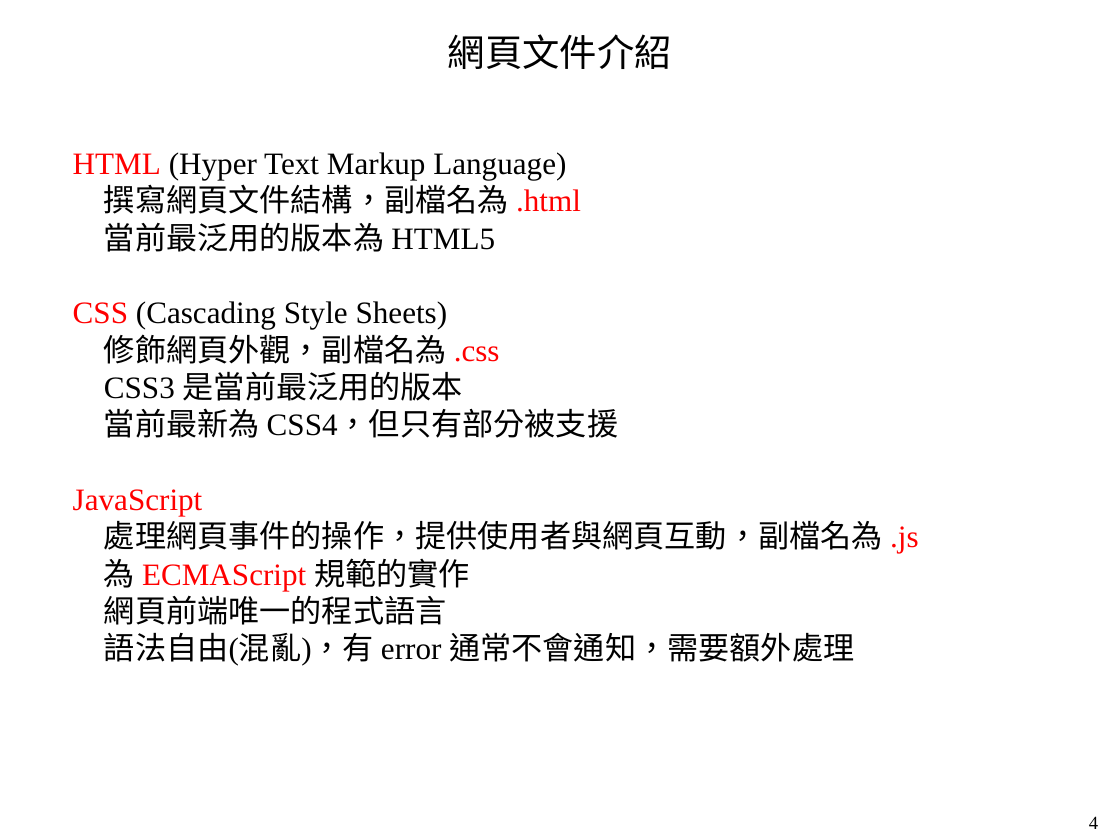
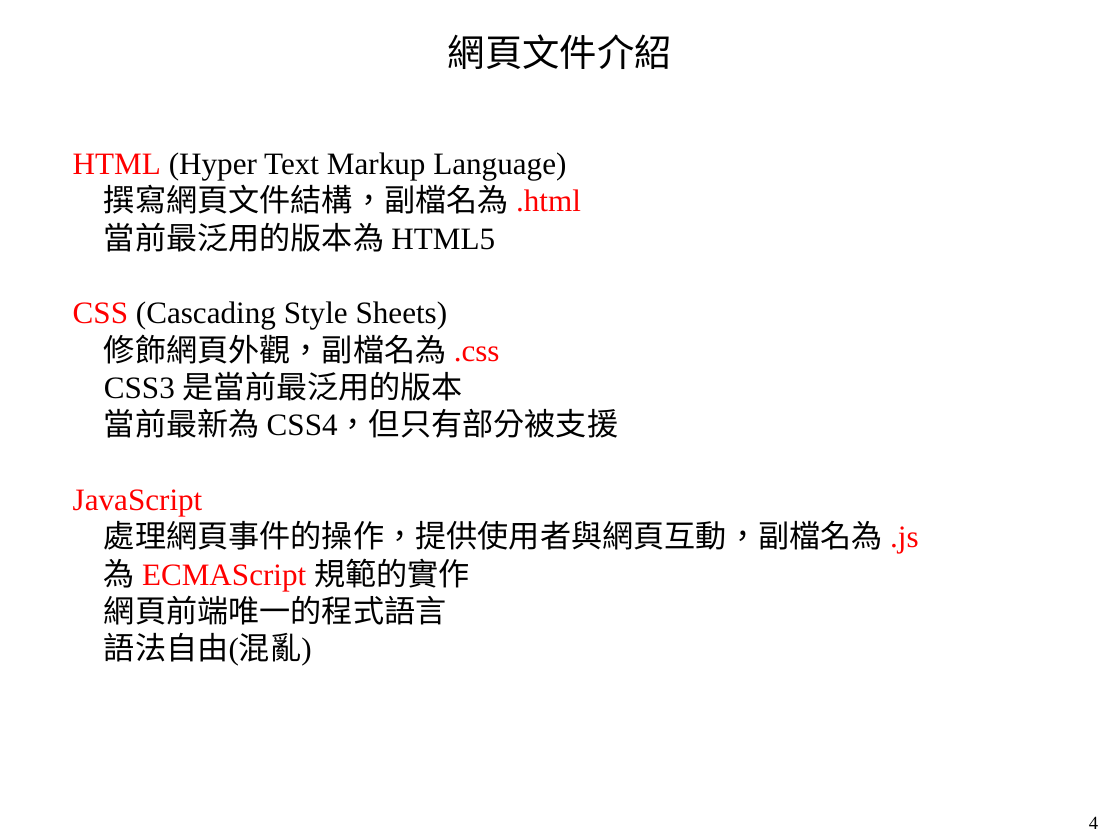
Before and after one commit to mar120434/2021_web_tutor, a slide deck: slide 4 of 靜態網頁.pptx. Drawn at 1120x840 pixels with LibreOffice and Linux fonts; fonts in the diff are those of the drawing. Boxes give left, top, right and bottom in pixels: in the first picture for what was removed or moved away, otherwise in the second. Text is boxed around its words. In the diff, an @@ line names an element or a change of style, - is before the commit and + after.

```diff
--- a/靜態網頁.pptx
+++ b/靜態網頁.pptx
@@ text at [104, 633, 312, 666]: text changed @@
-語法自由(混亂)，有 error 通常不會通知，需要額外處理
+語法自由(混亂)
```
Also in this commit, not shown: 2 other slides changed, 1 slide added, 1 other file.
